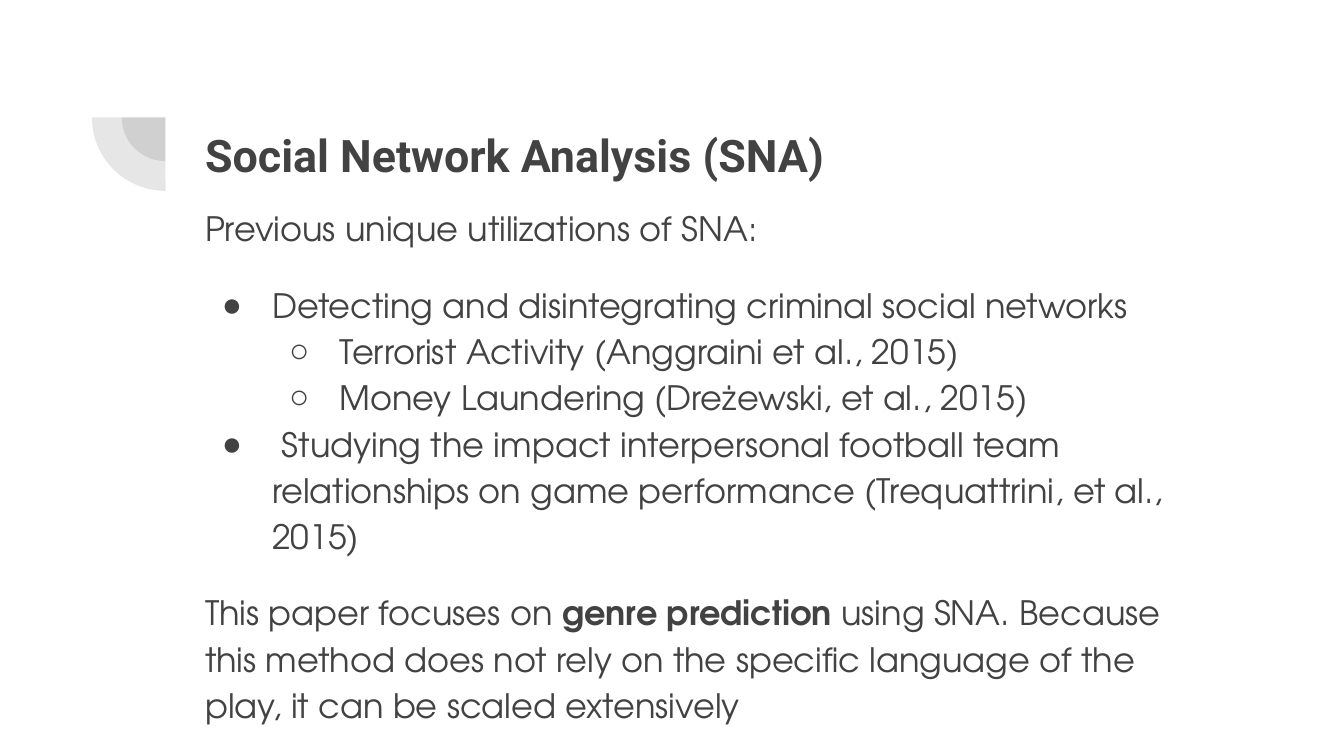
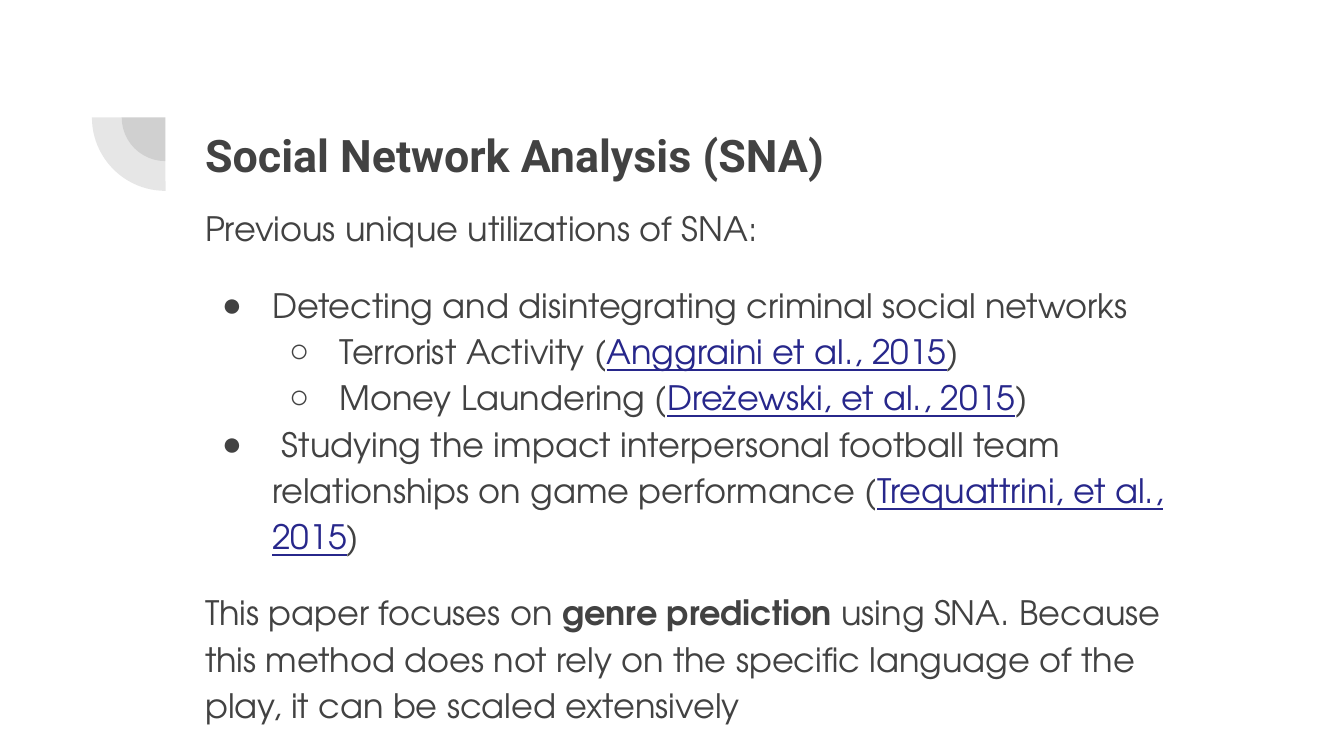
Before and after one commit to aprilcotwut/aprilcotwut.github.io, a slide deck: slide 3 of NLP/presentation.pptx. Drawn at 1344x756 pixels with LibreOffice and Linux fonts; fonts in the diff are those of the drawing. Boxes give left, top, right and bottom in pixels: in the first picture for what was removed or moved away, otherwise in the second. Text is boxed around its words. In the diff, an @@ line names an element or a change of style, - is before the commit and + after.

```diff
--- a/NLP/presentation.pptx
+++ b/NLP/presentation.pptx
@@ text at [272, 338, 1163, 557]: text colour #424242 to #27278B, underline on in "(Anggraini et al., 2015)", "(Dreżewski, et al., 2015)", "(Trequattrini, et al., 2015)" @@
```
Also in this commit, not shown: 2 other slides changed, 1 slide added, 1 slide removed, 1 other file.
